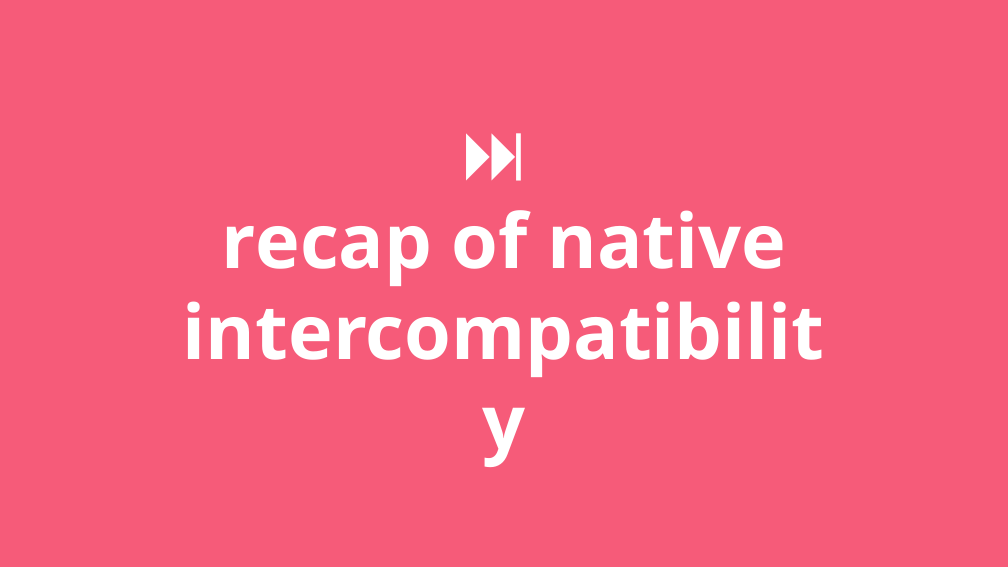
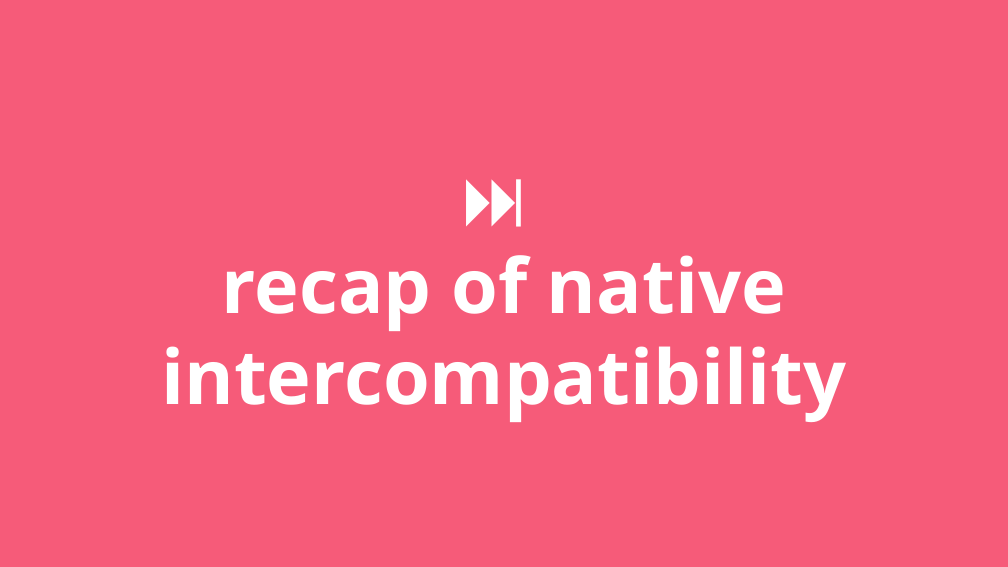
Before and after one commit to unoplatform/workshops, a slide deck: slide 45 of uno-bootcamp/slides/uno-bootcamp.pptx. Drawn at 1008x567 pixels with LibreOffice and Linux fonts; fonts in the diff are those of the drawing; background and template pictures are left out. Boxes give left, top, right and bottom in pixels: in the first picture for what was removed or moved away, otherwise in the second. Text is boxed around its words. In the diff, an @@ line names an element or a change of style, - is before the commit and + after.

```diff
--- a/uno-bootcamp/slides/uno-bootcamp.pptx
+++ b/uno-bootcamp/slides/uno-bootcamp.pptx
@@ text "⏭️ recap of native intercompatibility" rewrapped from [221, 210, 787, 286] to [161, 255, 846, 422] @@
```
Also in this commit, not shown: 24 other slides changed.
